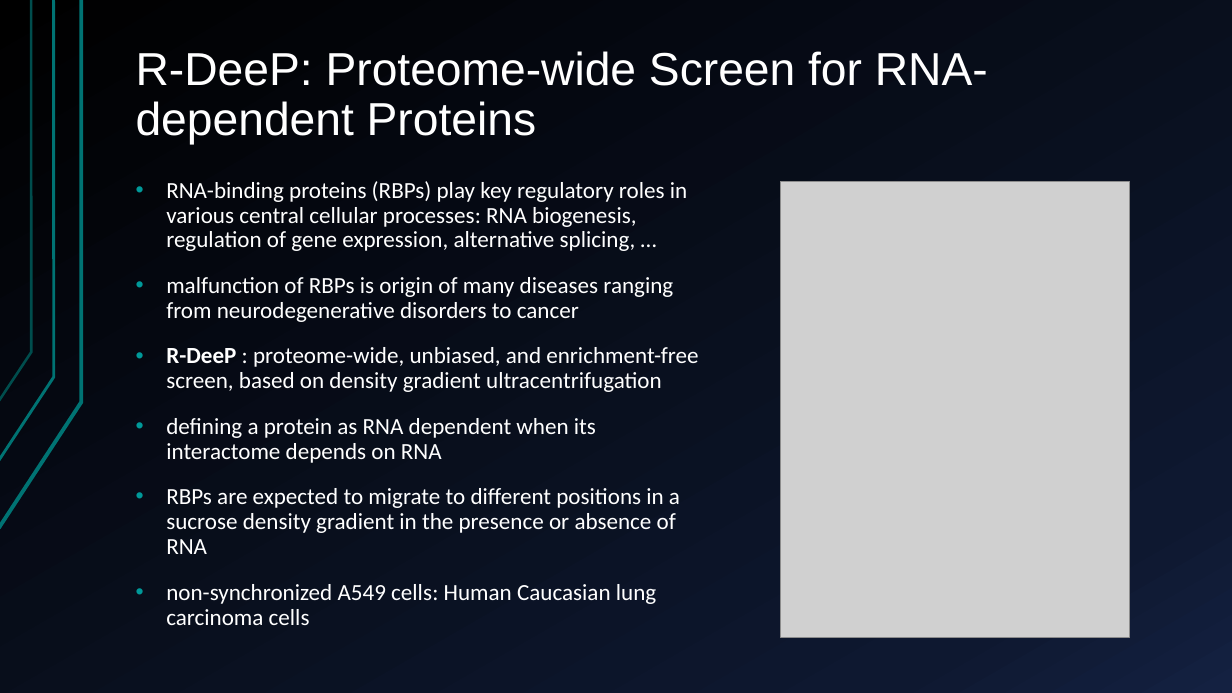
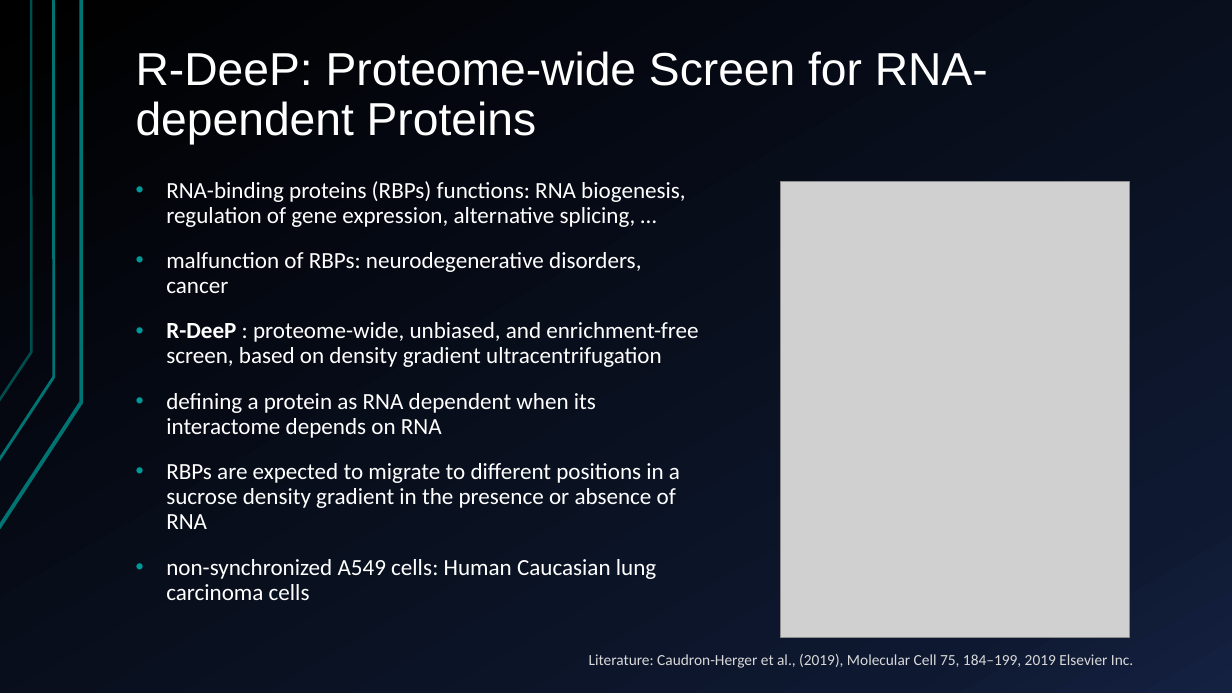
Before and after one commit to AlexandraKummer/2021-topic-03-team-04, a slide deck: slide 2 of Project proposal.pptx. Drawn at 1232x693 pixels with LibreOffice and Linux fonts; fonts in the diff are those of the drawing; grey boxes stand for pictures. Boxes give left, top, right and bottom in pixels: in the first picture for what was removed or moved away, otherwise in the second. Text is boxed around its words. In the diff, an @@ line names an element or a change of style, - is before the commit and + after.

```diff
--- a/Project proposal.pptx
+++ b/Project proposal.pptx
@@ text at [166,181,685,293]: text changed @@
-• RNA-binding proteins (RBPs) play key regulatory roles in various central cellular processes: RNA biogenesis, regulation of gene expression, alternative splicing, …
-• malfunction of RBPs is origin of many diseases ranging from neurodegenerative disorders to cancer
+• RNA-binding proteins (RBPs) functions: RNA biogenesis, regulation of gene expression, alternative splicing, …
+• malfunction of RBPs: neurodegenerative disorders, cancer
@@ text added at [589,654,1133,668], 12 pt, text #D9D9D9 @@
+Literature: Caudron-Herger et al., (2019), Molecular Cell 75, 184–199, 2019 Elsevier Inc.
```
Also in this commit, not shown: 12 other slides changed, 5 slides added, 3 slides removed.
